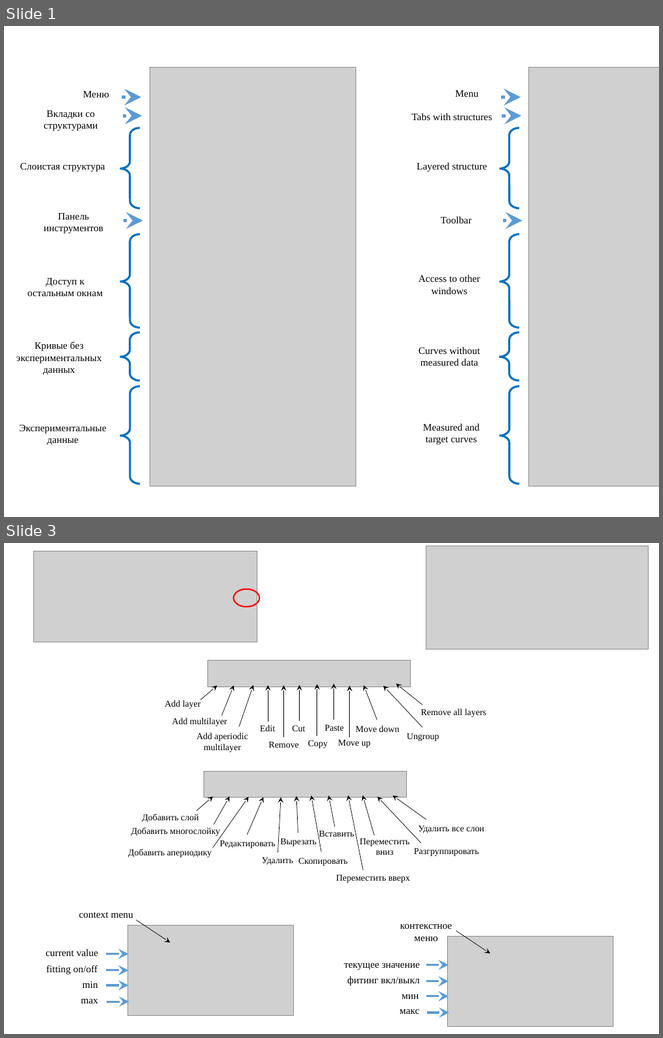
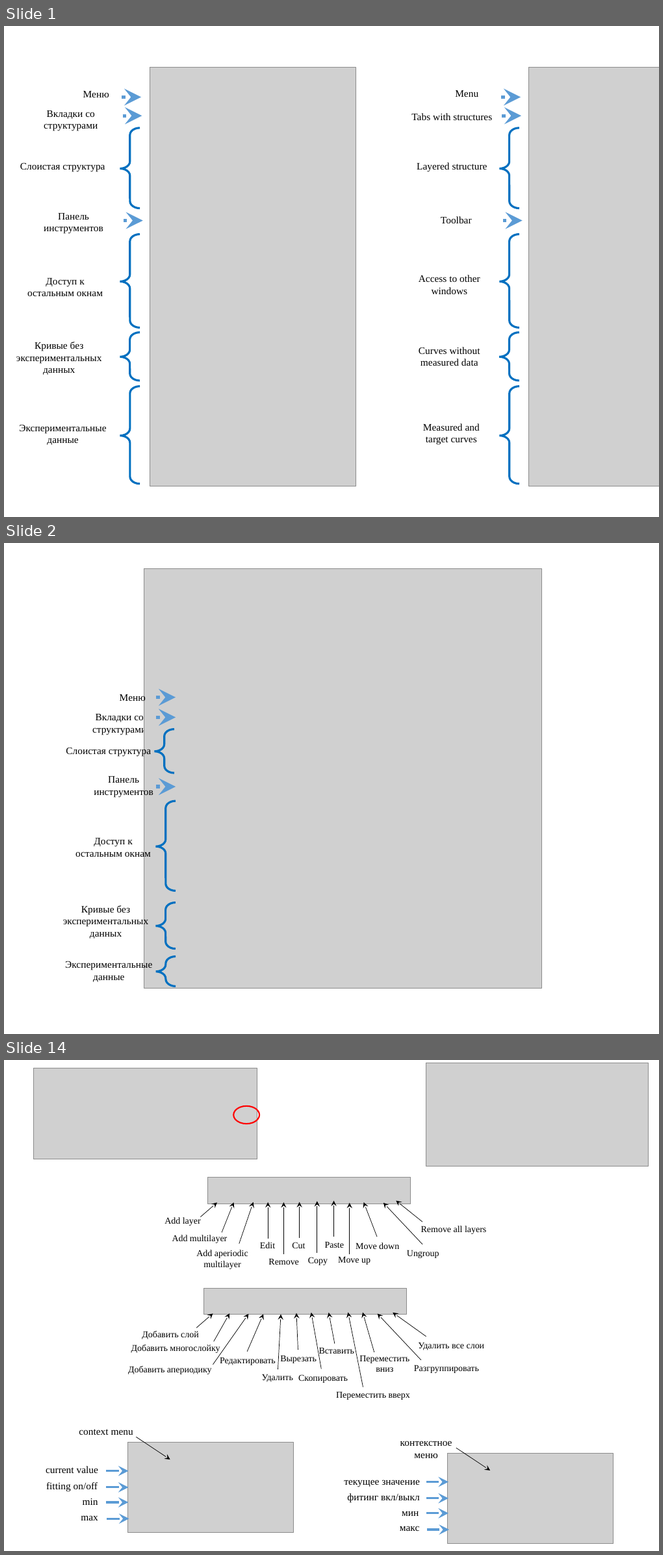
Before and after one commit to svech/Multifitting, a slide deck: manual/Pictures 2.0.pptx. Shown one above the other, each under a label of ours: slides 1 and 3 before the commit, slides 1, 2 and 14 after it; the slides between them are not shown. The pictures are 663x1038 and 663x1555 pixels, drawn with LibreOffice and Linux fonts; fonts in the diff are those of the drawing; grey boxes stand for pictures. Boxes give left, top, right and bottom in pixels: in the first picture for what was removed or moved away, otherwise in the second. Text is boxed around its words. In the diff, an @@ line names an element or a change of style, - is before the commit and + after.

```diff
--- a/manual/Pictures 2.0.pptx
+++ b/manual/Pictures 2.0.pptx
@@ slide 2 added at <box>4,543,659,1034</box>, background #FFFFFF @@
@@ group added at <box>63,568,542,988</box>: 7 texts, 4 left braces, 3 arrows, 1 picture @@
+Вкладки со структурами
+Меню
+Слоистая структура
+Панель инструментов
+Доступ к остальным окнам
+Экспериментальные данные
+Кривые без экспериментальных данных
@@ what was slide 3 is now slide 14 @@
```
Also in this commit, not shown: 1 slide changed, 10 other slides added, 7 other files.
